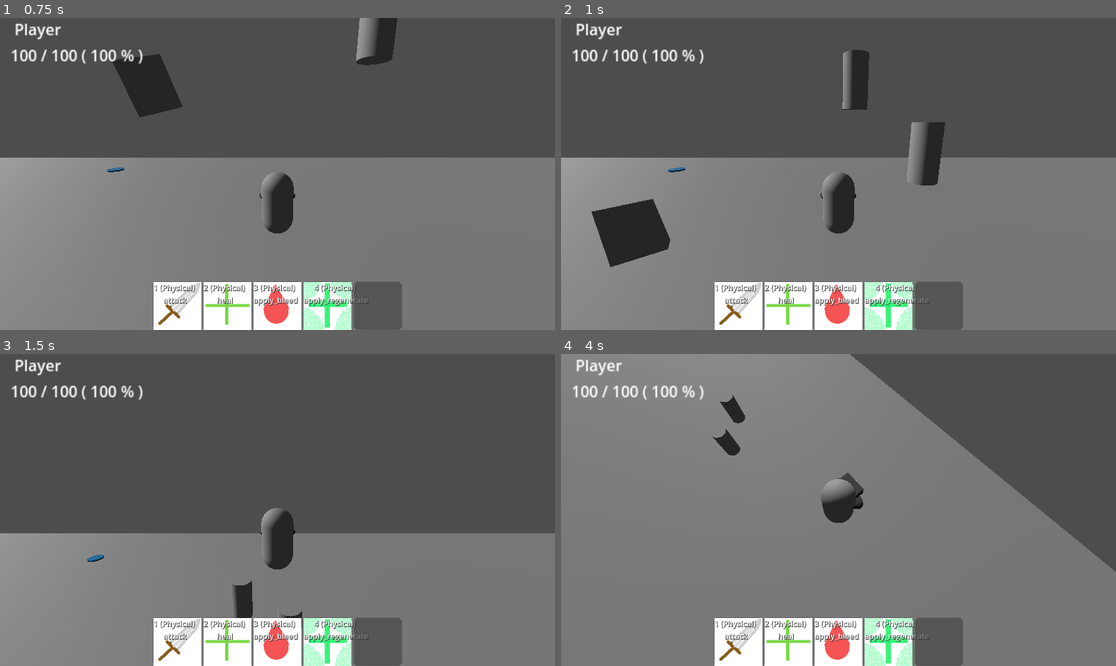
Above: before the commit, frames 1-4 (two rows, left to right).
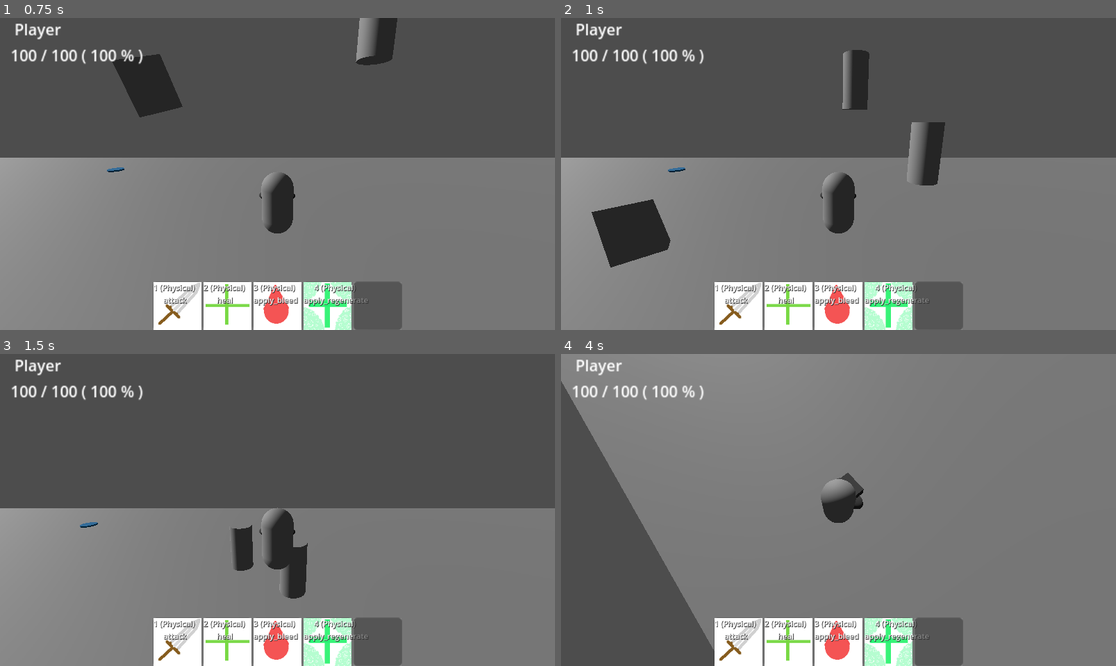
Above: after the commit, the same moments.

Repository: Uraxii/project-corridor
Game: Godot game, scene res://data/menus/main_menu.tscn
Two runs of this game, one before a commit and one after it. Both use one fixed random seed, a clock stepped at 60 frames per second and the inputs below.
Inputs (mouse positions are in pixels of both pictures, inside the frame that each line leads up to):
- Up to frame 1 (0.75 s): click "Start Game" at 0.5 s
- Up to frame 2 (1 s): no input
- Up to frame 3 (1.5 s): move the mouse to (399, 494) at 1.27 s; hold D (move_right) from 1.28 s (still down); tap Space (jump) at 1.35 s
- Up to frame 4 (4 s): tap Space (jump) at 1.52, 1.82, 2.27, 2.3, 2.57, 3.05, 3.77, 3.8 s; move the mouse to (727, 525) at 2.02 s; release D (move_right) at 2.03 s; hold S (move_back) 2.03-2.78 s; right-click (727, 525) at 2.1 s; move the mouse to (894, 441) at 2.77 s; press the mouse at (894, 441) at 2.78 s; hold D (move_right) 2.78-3.53 s; move the mouse to (810, 572) at 3.52 s; release the mouse at (810, 572) at 3.53 s; hold W (move_forward) from 3.53 s (still down); tap Mouse wheel up (camera_zoom_in) at 3.6 s

Frame 1 is identical in both runs. In frame 2, less than 0.1% of the frame differs, in the area x 5-20%, y 57-80%; in frame 3, 9.0%; in frame 4, 30%, in the area x 0-100%, y 0-100%.

Commit message:
fixed issues causing entities to bounce off eachother

Diff:
--- a/data/entities/components/movement/movement.gd
+++ b/data/entities/components/movement/movement.gd
@@ -1,50 +1,90 @@
 class_name Movement extends Node
 
 const FORCE_GRAVITY: float = 0.8
+const FORCE_JUMP_GRAVIY: float = 0.4
 
 @export var stats: Stats
 @export var body: CharacterBody3D
 
-var _move_velocity := Vector3.ZERO
-var _move_velocity_cache := Vector3.ZERO
+var current_gravity: float = 0.0
+
+var move_velocity := Vector3.ZERO
+
+var is_jumping: bool = false
+var jump_influence := Vector3.ZERO
 
 
 func set_force_movement(velocity: Vector3) -> void:
-        _move_velocity = velocity
+        move_velocity = velocity
 
 
 func move_towards(position: Vector3, speed: float) -> void:
         var direction = position - body.global_transform.origin
         direction = direction.normalized()
-        _move_velocity = direction * speed
+        move_velocity = direction * speed
 
 
-func _get_force_movement() -> Vector3:
-        var velocity: Vector3 = _move_velocity
-        _move_velocity = Vector3.ZERO
-
-        return velocity
+func jump(jump_force: float, input: Vector2, speed: float) -> void:
+        jump_influence = body.transform.basis * Vector3(input.x, 0, input.y).normalized()
+        jump_influence = jump_influence * speed
+        jump_influence.y = jump_force
 
 
-func _get_force_gravity() -> float:
+func move_with_input(input: Vector2, speed: float):
+        var direction = body.transform.basis * Vector3(input.x, 0, input.y).normalized()
+        move_velocity = direction * speed
+
+
+func _apply_gravity(current_velocity: Vector3) -> Vector3:
         if body.is_on_floor():
-                return 0
+                current_gravity = 0
+                current_velocity.y = 0
+                return current_velocity
 
-        if stats.current_gravity_scale == 1:
-                return FORCE_GRAVITY
+        var gravity_to_apply: float
 
-        if stats.current_gravity_scale == 0:
-                return 0
+        if is_jumping and jump_influence.y > 0:
+                gravity_to_apply = FORCE_JUMP_GRAVIY
+        else:
+                gravity_to_apply = FORCE_GRAVITY
 
-        return FORCE_GRAVITY * stats.current_gravity_scale
+        current_gravity -= gravity_to_apply * stats.current_gravity_scale
+        current_velocity.y += current_gravity
+
+        return current_velocity
+
+
+func _apply_jump_influence(current_velocity: Vector3) -> Vector3:
+        if is_jumping and body.is_on_floor() or jump_influence == Vector3.ZERO:
+                is_jumping = false
+                jump_influence = Vector3.ZERO
+                return current_velocity
+
+        is_jumping = true
+
+        # print('Current jump influence y %3f' % jump_influence.y)
+
+        current_velocity += jump_influence
+
+        if jump_influence.y > 0:
+                jump_influence.y -= FORCE_JUMP_GRAVIY
+
+        return current_velocity
+
+
+func _apply_movement(current_velocity: Vector3) -> Vector3:
+        current_velocity += move_velocity
+
+        move_velocity = Vector3.ZERO
+
+        return current_velocity
 
 
 func _physics_process(delta: float) -> void:
-        _move_velocity_cache = _get_force_movement()
-        body.velocity += _move_velocity_cache
-        body.velocity.y -= _get_force_gravity()
+        body.velocity = _apply_gravity(body.velocity)
+        body.velocity = _apply_jump_influence(body.velocity)
+        body.velocity = _apply_movement(body.velocity)
 
         body.move_and_slide()
 
-        if _move_velocity_cache != Vector3.ZERO:
-                body.velocity -= _move_velocity_cache
+        body.velocity = Vector3.ZERO
--- a/data/entities/player/player.gd
+++ b/data/entities/player/player.gd
@@ -6,6 +6,7 @@
 @export var target_plate: NamePlate
 
 @onready var health: Health = $Components/Health
+@onready var movement: Movement = %Movement
 
 var player_info: PlayerInfo
 
@@ -18,7 +19,7 @@
 
 var targeting   := load_ability('player_select_target')
 var input       := load_ability('player_input')
-var move        := load_ability('move')
+# var move        := load_ability('move')
 var jump        := load_ability('jump')
 
 
--- a/data/entities/player/player.tscn
+++ b/data/entities/player/player.tscn
@@ -43,6 +43,7 @@
 [node name="Stats" parent="Components" instance=ExtResource("2_102da")]
 
 [node name="Movement" parent="Components" node_paths=PackedStringArray("stats", "body") instance=ExtResource("3_yci4h")]
+unique_name_in_owner = true
 stats = NodePath("../Stats")
 body = NodePath("../../Body")
 
--- a/data/entities/player/states/player_falling_state.gd
+++ b/data/entities/player/states/player_falling_state.gd
@@ -1,6 +1,4 @@
-class_name player_falling_state
-
-extends PlayerState
+class_name player_falling_state extends PlayerState
 
 @export var air_control: float = 0.5
 
--- a/data/entities/player/states/player_jump_state.gd
+++ b/data/entities/player/states/player_jump_state.gd
@@ -1,7 +1,4 @@
-class_name PlayerJumpState
-
-extends PlayerState
-
+class_name PlayerJumpState extends PlayerState
 
 @export var air_control: float = 0.5
 
@@ -12,11 +9,11 @@
 func enter(entity: Player) -> void:
         super.enter(entity)
 
-        entity.jump.cast(entity)
+        entity.movement.jump(entity.stats.current_jump_force, entity.input.move, entity.stats.current_speed)
 
 
 func frame_update(entity: Player) -> void:
-        entity.move.cast(entity.input.move, entity.body, entity.stats.current_speed * air_control)
+        entity.movement.move_with_input(entity.input.move, entity.stats.current_speed * air_control)
 
-        if entity.body.velocity.y < 0:
+        if entity.movement.jump_influence.y < 0:
                 transition.emit(self, 'falling')
--- a/data/entities/player/states/player_move_state.gd
+++ b/data/entities/player/states/player_move_state.gd
@@ -1,14 +1,13 @@
-class_name PlayerMoveState
-
-extends PlayerState
-
+class_name PlayerMoveState extends PlayerState
 
 var direction := Vector3.ZERO
 var velocity := Vector3.ZERO
 
 
 func frame_update(entity: Player) -> void:
-        entity.move.cast(entity.input.move, entity.body, entity.stats.current_speed)
+        # entity.move.cast(entity.input.move, entity.body, entity.stats.current_speed)
+
+        entity.movement.move_with_input(entity.input.move, entity.stats.current_speed)
 
         if entity.input.jump:
                 transition.emit(self, 'jump')
--- a/data/entities/states/state_base.gd
+++ b/data/entities/states/state_base.gd
@@ -1,13 +1,11 @@
-class_name StateBase
-
-extends Node
+class_name StateBase extends Node
 
 
 signal transition
 
 
 func enter(entity) -> void:
-        # print('Entered state ', name.to_lower())
+        print('Entered state ', name.to_lower())
         pass
 
 
